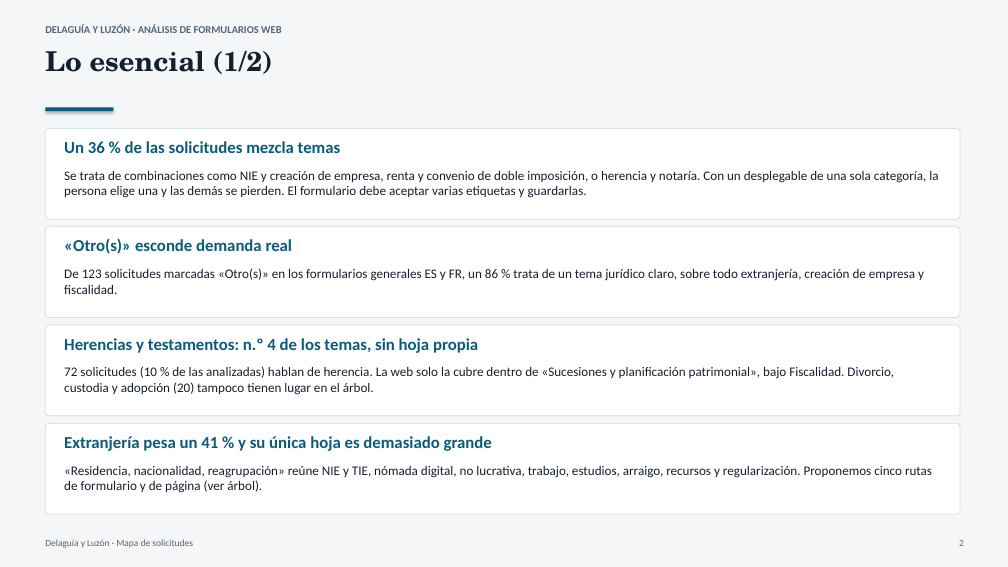
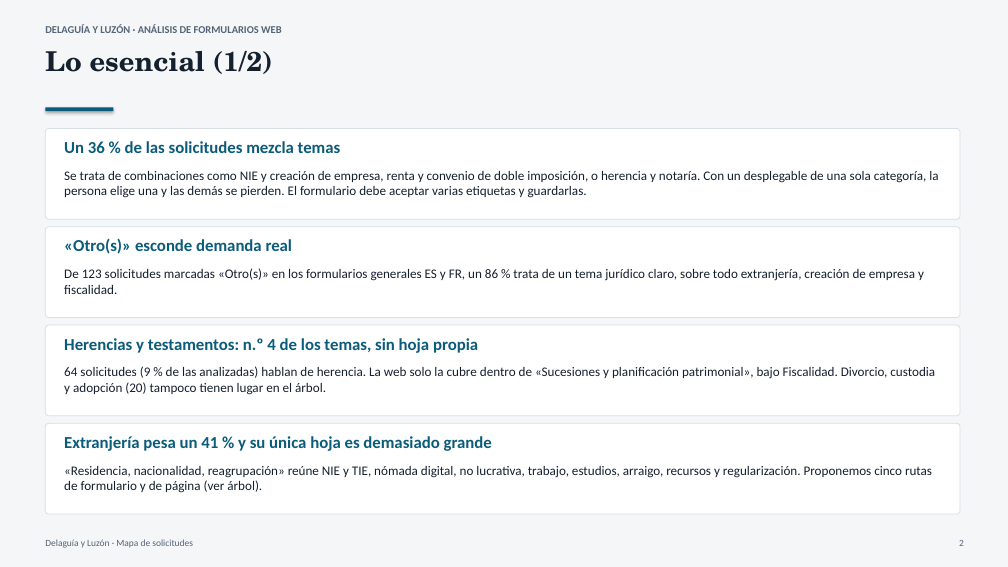
Before and after one commit to multilang2025/dlcom, a slide deck: slide 2 of data/leads/informe-leads-es.pptx. Drawn at 1008x567 pixels with LibreOffice and Linux fonts; fonts in the diff are those of the drawing. Boxes give left, top, right and bottom in pixels: in the first picture for what was removed or moved away, otherwise in the second. Text is boxed around its words. In the diff, an @@ line names an element or a change of style, - is before the commit and + after.

```diff
--- a/data/leads/informe-leads-es.pptx
+++ b/data/leads/informe-leads-es.pptx
@@ text at (64,366,935,395): text changed @@
-72 solicitudes (10 % de las analizadas) hablan de herencia. La web solo la cubre dentro de «Sucesiones y planificación patrimonial», bajo Fiscalidad. Divorcio, custodia y adopción (20) tampoco tienen lugar en el árbol.
+64 solicitudes (9 % de las analizadas) hablan de herencia. La web solo la cubre dentro de «Sucesiones y planificación patrimonial», bajo Fiscalidad. Divorcio, custodia y adopción (20) tampoco tienen lugar en el árbol.
```
Also in this commit, not shown: 11 other slides changed, 11 other files.
